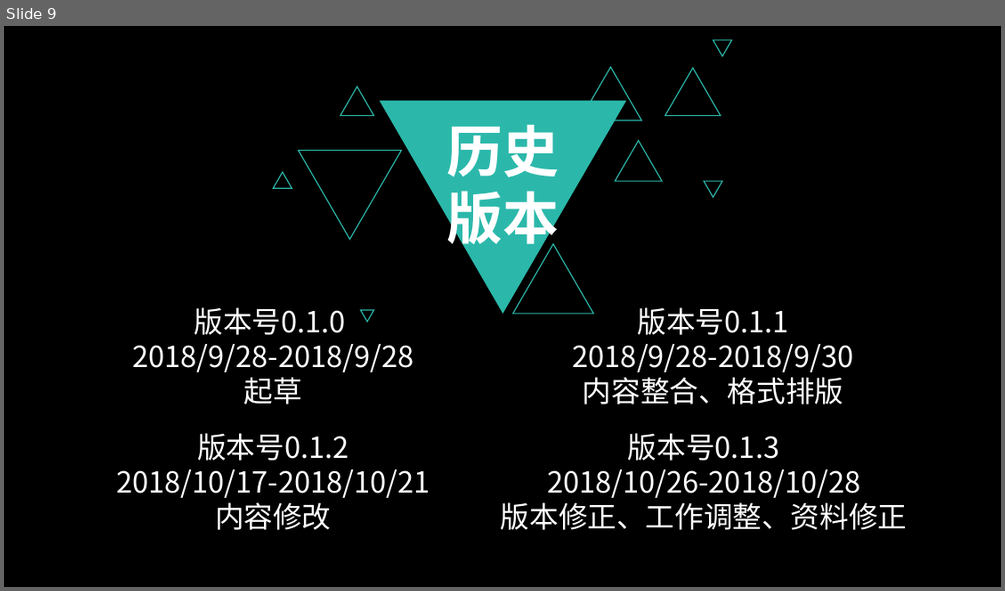
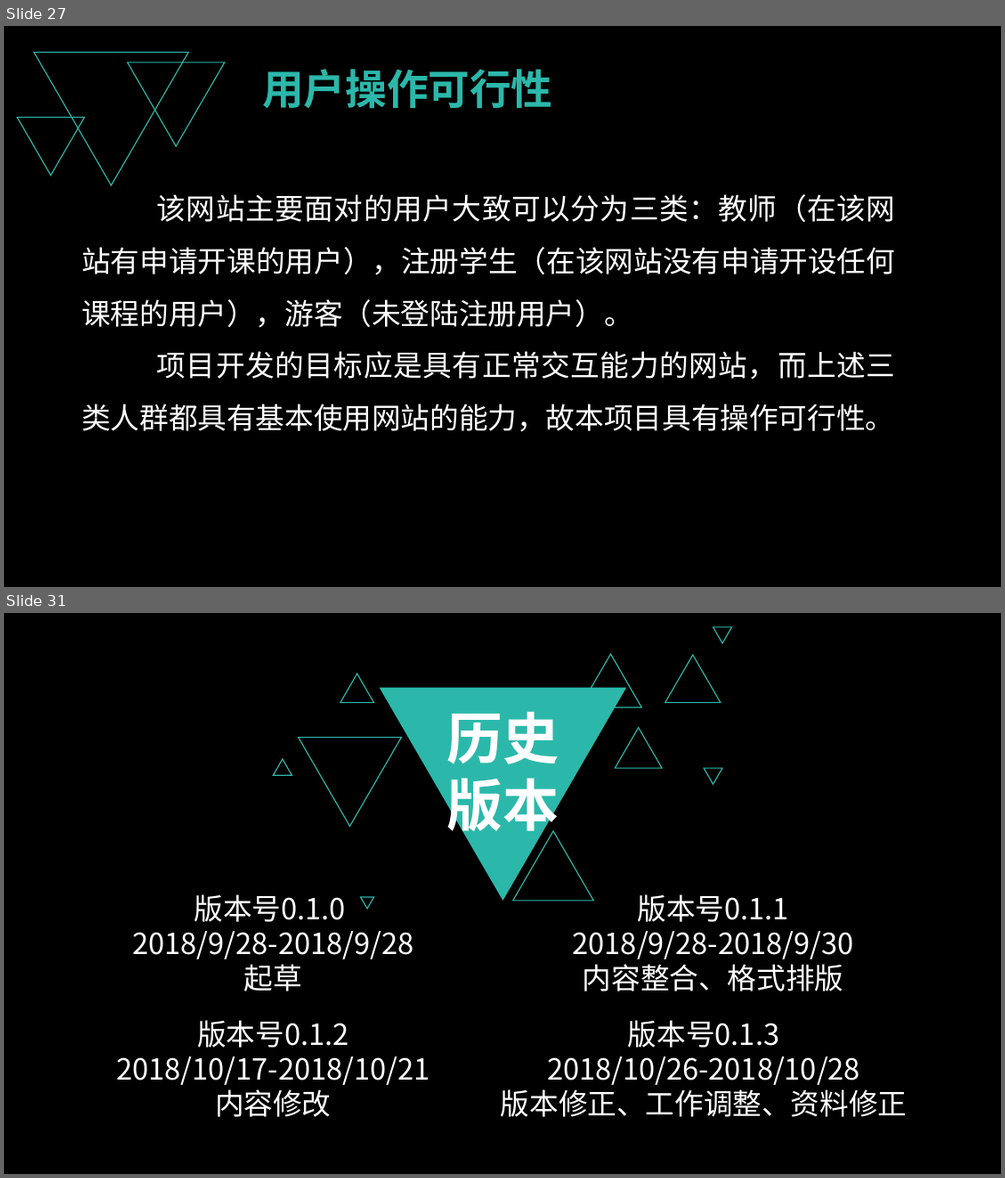
Before and after one commit to PRD2018-G03/PRD2018-G03-SoftwareEngineeringProject, a slide deck: 非受控文档/1_沈启航/PPT/需求项目工程计划评审PPT.pptx. Shown one above the other, each under a label of ours: slide 9 before the commit, slides 27 and 31 after it; the slides between them are not shown. The pictures are 1005x591 and 1005x1178 pixels, drawn with LibreOffice and Linux fonts; fonts in the diff are those of the drawing. Boxes give left, top, right and bottom in pixels: in the first picture for what was removed or moved away, otherwise in the second. Text is boxed around its words. In the diff, an @@ line names an element or a change of style, - is before the commit and + after.

```diff
--- a/非受控文档/1_沈启航/PPT/需求项目工程计划评审PPT.pptx
+++ b/非受控文档/1_沈启航/PPT/需求项目工程计划评审PPT.pptx
@@ slide 27 added at [4,26,1001,587], background #000000 @@
@@ triangle added at [34,52,188,185], outline #2BB8AA 1 pt @@
@@ triangle added at [128,62,225,146], outline #2BB8AA 1 pt @@
@@ text added at [262,69,552,109], 40 pt, text #2BB8AA, bold @@
+用户操作可行性
@@ triangle added at [17,117,85,176], outline #2BB8AA 1 pt @@
@@ text added at [81,194,895,432], 28 pt, text #FFFFFF @@
+该网站主要面对的用户大致可以分为三类：教师（在该网站有申请开课的用户），注册学生（在该网站没有申请开设任何课程的用户），游客（未登陆注册用户）。
+项目开发的目标应是具有正常交互能力的网站，而上述三类人群都具有基本使用网站的能力，故本项目具有操作可行性。
@@ what was slide 9 is now slide 31 @@
```
Also in this commit, not shown: 2 slides changed, 27 other slides added, 6 slides removed, 1 other file.
